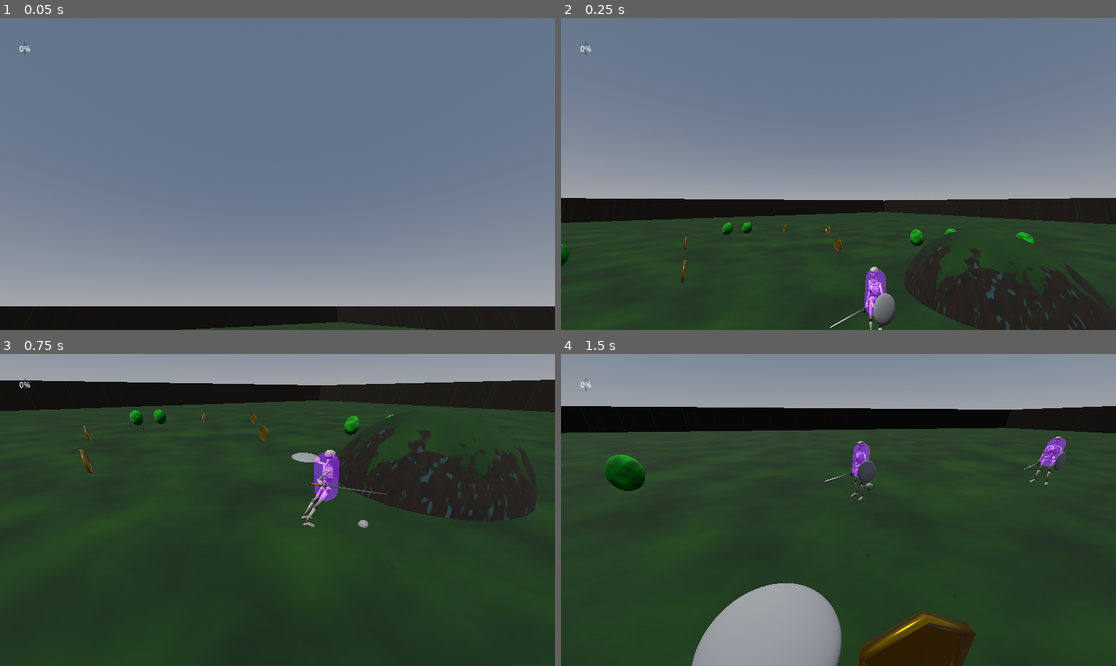
Above: before the commit, frames 1-4 (two rows, left to right).
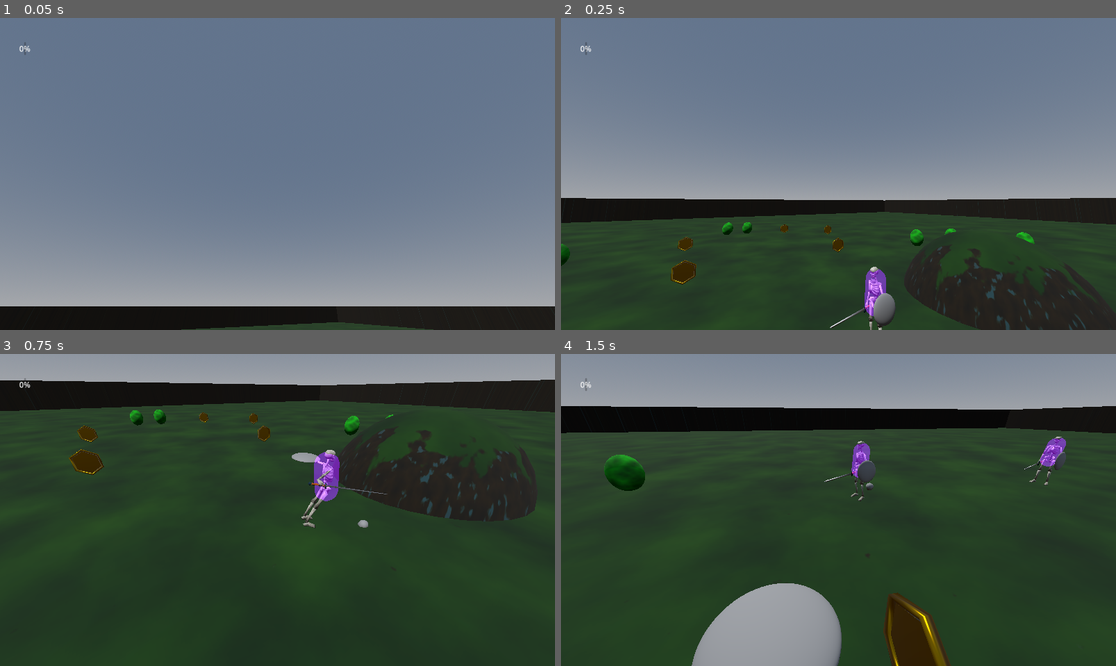
Above: after the commit, the same moments.

Repository: KaletheQuick/adventure-mode-godot
Game: Godot game, scene res://scenes/AI_test.tscn
Two runs of this game, one before a commit and one after it. Both use one fixed random seed, a clock stepped at 60 frames per second and the inputs below. This scene is started directly instead of the project's main scene.
Inputs (mouse positions are in pixels of both pictures, inside the frame that each line leads up to):
- Up to frame 1 (0.05 s): no input
- Up to frame 2 (0.25 s): no input
- Up to frame 3 (0.75 s): tap Enter (ui_accept) at 0.5 s; move the mouse to (399, 494) at 0.52 s; hold Right from 0.53 s (still down); tap Ctrl (p1_crouch) at 0.6 s
- Up to frame 4 (1.5 s): tap Space (p1_jump) at 0.77 s; move the mouse to (727, 525) at 1.27 s; release Right at 1.28 s; hold Down from 1.28 s (still down); tap Alt (p1_dodge) at 1.35 s

Frame 1 is identical in both runs. In frame 2, 0.4% of the frame differs, in the area x 19-51%, y 66-86%; in frame 3, 0.5%; in frame 4, 2.2%, in the area x 53-75%, y 76-100%.

Commit message:
enable coin spin animation

Diff:
--- a/prefabs/collectable.tscn
+++ b/prefabs/collectable.tscn
@@ -57,7 +57,7 @@
 shape = SubResource("SphereShape3D_i7ih2")
 
 [node name="coin" type="MeshInstance3D" parent="."]
-transform = Transform3D(0.9999, 0.0141163, -6.17043e-10, 0, -4.37114e-08, -1, -0.0141163, 0.9999, -4.3707e-08, 0, 0.5, 0)
+transform = Transform3D(-0.00689684, -0.999976, 4.37103e-08, 0, -4.37114e-08, -1, 0.999976, -0.00689684, 3.01471e-10, 0, 0.5, 0)
 material_override = SubResource("StandardMaterial3D_vf4sp")
 mesh = SubResource("TorusMesh_qvpay")
 
--- a/scenes/AI_test.tscn
+++ b/scenes/AI_test.tscn
@@ -248,10 +248,10 @@
 transform = Transform3D(1, 0, 0, 0, 1, 0, 0, 0, 1, -8.19826, -0.30984, -4.05696)
 
 [node name="collectable7" parent="." instance=ExtResource("12_2pvcf")]
-transform = Transform3D(1, 0, 0, 0, 1, 0, 0, 0, 1, 17.2349, 4.63113, -16.2345)
+transform = Transform3D(1, 0, 0, 0, 1, 0, 0, 0, 1, 17.2349, 4.74474, -16.2345)
 
 [node name="collectable8" parent="." instance=ExtResource("12_2pvcf")]
-transform = Transform3D(1, 0, 0, 0, 1, 0, 0, 0, 1, 19.3882, 4.63113, -21.5897)
+transform = Transform3D(1, 0, 0, 0, 1, 0, 0, 0, 1, 19.3882, 4.92579, -21.5897)
 
 [node name="collectable9" parent="." instance=ExtResource("12_2pvcf")]
-transform = Transform3D(1, 0, 0, 0, 1, 0, 0, 0, 1, 10.2144, 1.63113, -22.5621)
+transform = Transform3D(1, 0, 0, 0, 1, 0, 0, 0, 1, 10.2144, 2.04766, -22.5621)
